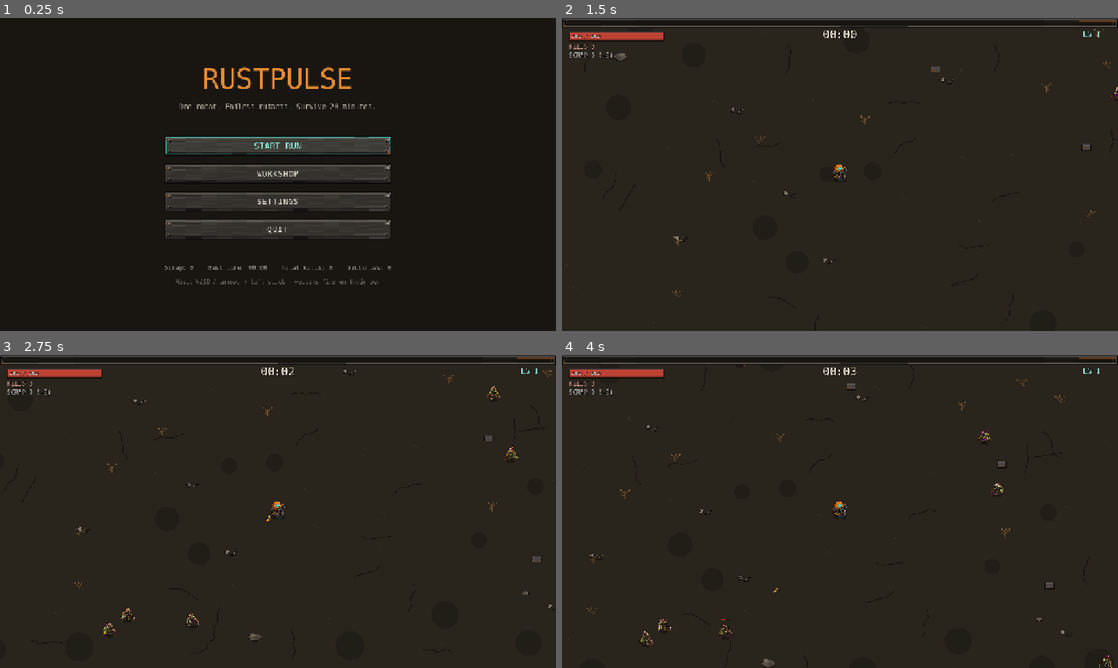
Above: before the commit, frames 1-4 (two rows, left to right).
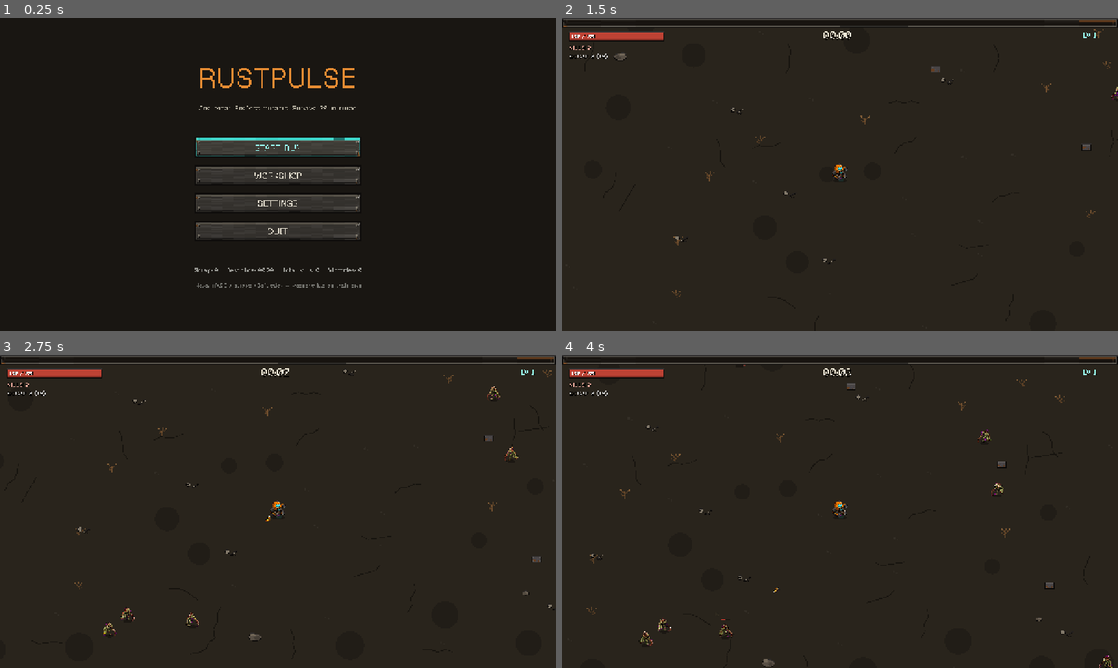
Above: after the commit, the same moments.

Repository: pymmog/last-llm
Game: Godot game, scene res://scenes/main_menu.tscn
The game is run twice, just before and just after one commit, with the same random seed, the same clock (stepped at 60 frames per second) and the same inputs.
Inputs (mouse positions are in pixels of both pictures, inside the frame that each line leads up to):
- Up to frame 1 (0.25 s): no input
- Up to frame 2 (1.5 s): click "START RUN" at 0.5 s; tap Enter at 1.25 s; move the mouse to (962, 158) at 1.27 s; hold D (move_right) from 1.28 s (still down); tap R at 1.35 s
- Up to frame 3 (2.75 s): tap Space (ui_select) at 1.52, 2.27 s; move the mouse to (166, 527) at 2.02 s; release D (move_right) at 2.03 s; hold S (move_down) from 2.03 s (still down); tap G at 2.1 s
- Up to frame 4 (4 s): move the mouse to (895, 442) at 2.77 s; release S (move_down) at 2.78 s; hold D (move_right) 2.78-3.53 s; tap B at 2.85 s; move the mouse to (812, 574) at 3.52 s; hold W (move_up) from 3.53 s (still down); tap R at 3.6 s; tap Space (ui_select) at 3.77 s

The runs differ from the first frame. In frame 1, 6.2% of the frame differs, in the area x 29-71%, y 15-87%; in frame 2, 0.3%; in frame 3, 0.3%; in frame 4, 0.3%.

Commit message:
feat(ui): switch all text to Geist Pixel font
Replaces the system-monospace fallback with Vercel's Geist Pixel
(Square style, SIL OFL — license bundled). Import settings disable
antialiasing, hinting and subpixel positioning so glyphs stay crisp.

Co-Authored-By: Claude Fable 5 <noreply@anthropic.com>

Diff:
--- a/assets/fonts/mono_font.tres
+++ /dev/null
@@ -1,4 +0,0 @@
-[gd_resource type="SystemFont" format=3]
-
-[resource]
-font_names = PackedStringArray("Menlo", "Consolas", "DejaVu Sans Mono", "Liberation Mono", "Courier New", "monospace")
--- a/project.godot
+++ b/project.godot
@@ -32,7 +32,7 @@
 
 [gui]
 
-theme/custom_font="res://assets/fonts/mono_font.tres"
+theme/custom_font="res://assets/fonts/GeistPixel-Square.ttf"
 
 [input]
 
Not shown, added: assets/fonts/GeistPixel-OFL.txt
Binary file added: assets/fonts/GeistPixel-Square.ttf
Not shown, added: assets/fonts/GeistPixel-Square.ttf.import
